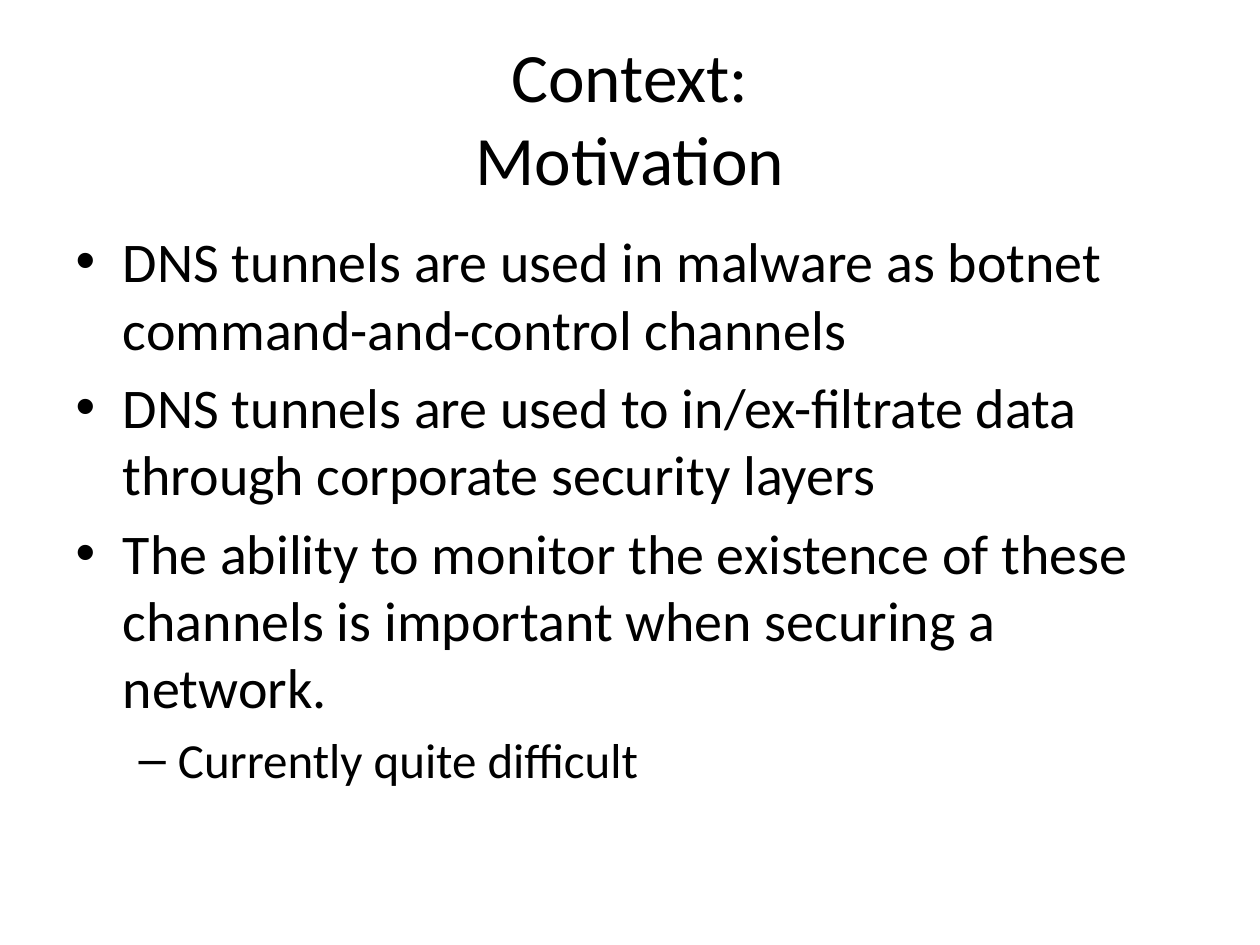
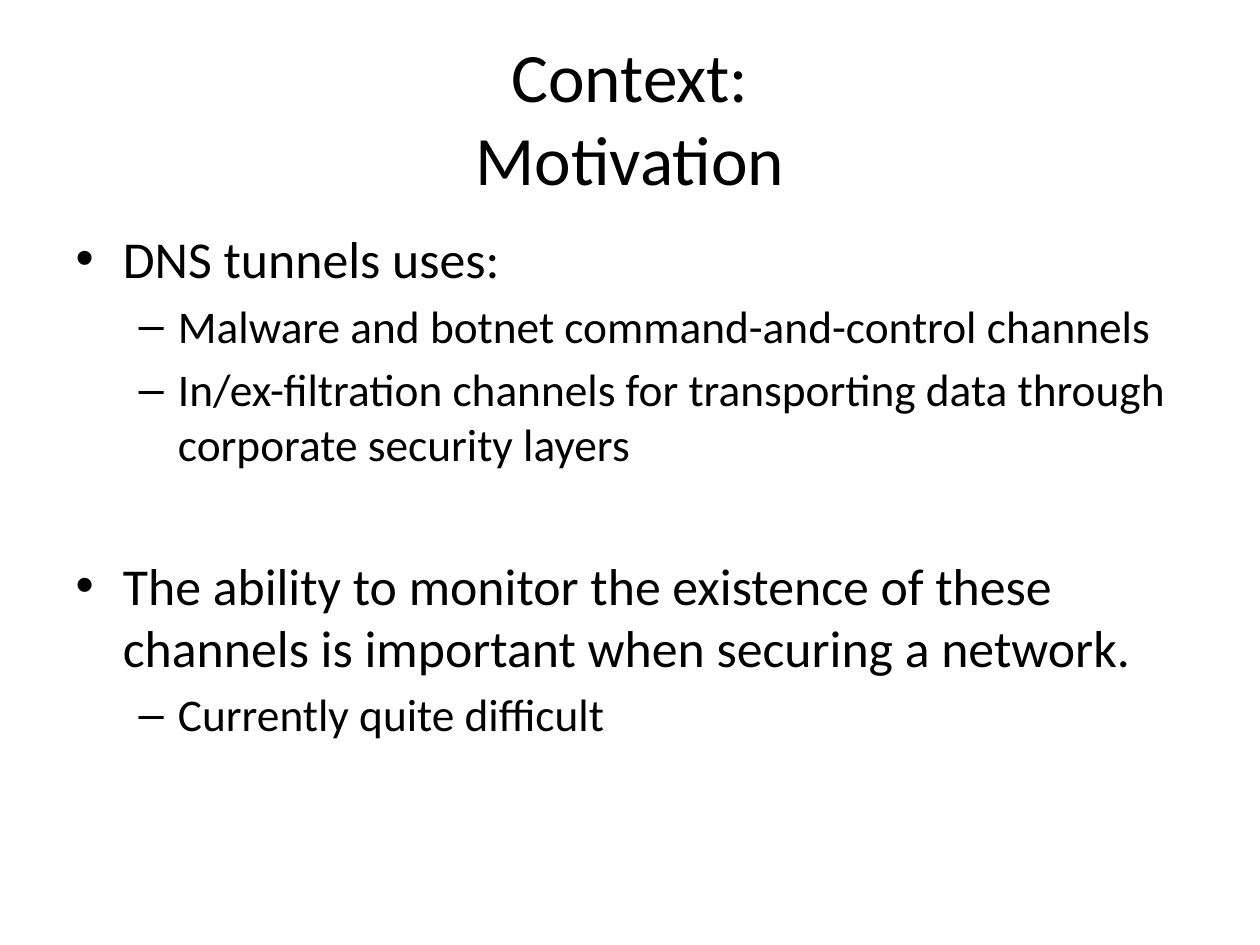
Before and after one commit to Riebart/MSc-Thesis, a slide deck: slide 2 of Defense.pptx. Drawn at 1260x945 pixels with LibreOffice and Linux fonts; fonts in the diff are those of the drawing. Boxes give left, top, right and bottom in pixels: in the first picture for what was removed or moved away, otherwise in the second. Text is boxed around its words. In the diff, an @@ line names an element or a change of style, - is before the commit and + after.

```diff
--- a/Defense.pptx
+++ b/Defense.pptx
@@ text at (x1=123, y1=242, x2=1165, y2=469): text changed; size 32 to 25.9 pt @@
-• DNS tunnels are used in malware as botnet command-and-control channels
-• DNS tunnels are used to in/ex-filtrate data through corporate security layers
+• DNS tunnels uses:
+  – Malware and botnet command-and-control channels
+  – In/ex-filtration channels for transporting data through corporate security layers
@@ text at (x1=123, y1=569, x2=1130, y2=739): size 32 to 29.6 pt in "The ability to monitor the existence of ..."; size 28 to 25.9 pt in "Currently quite difficult" @@
```
Also in this commit, not shown: 3 other slides changed, 1 slide added, 2 other files.
